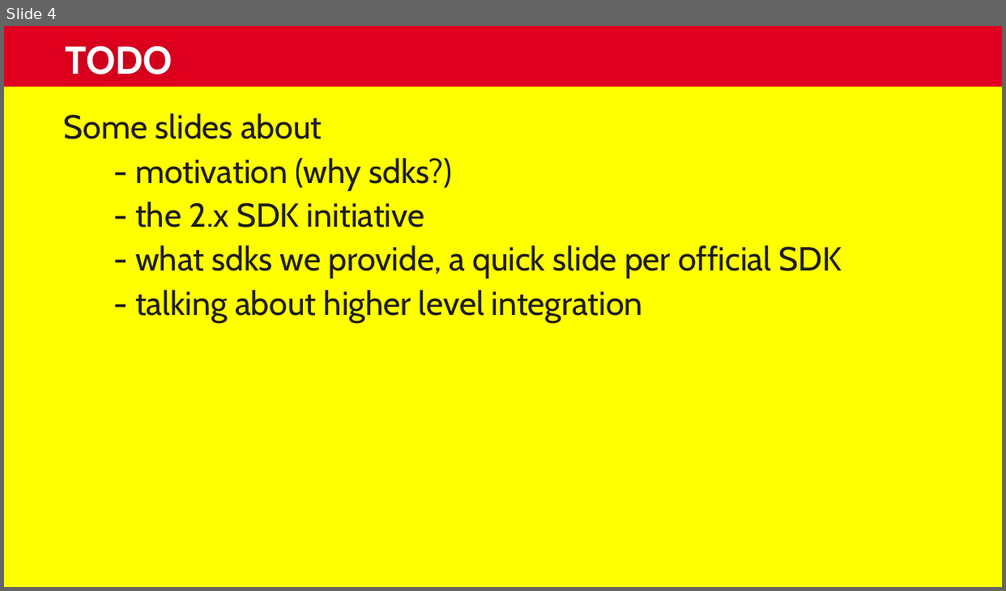
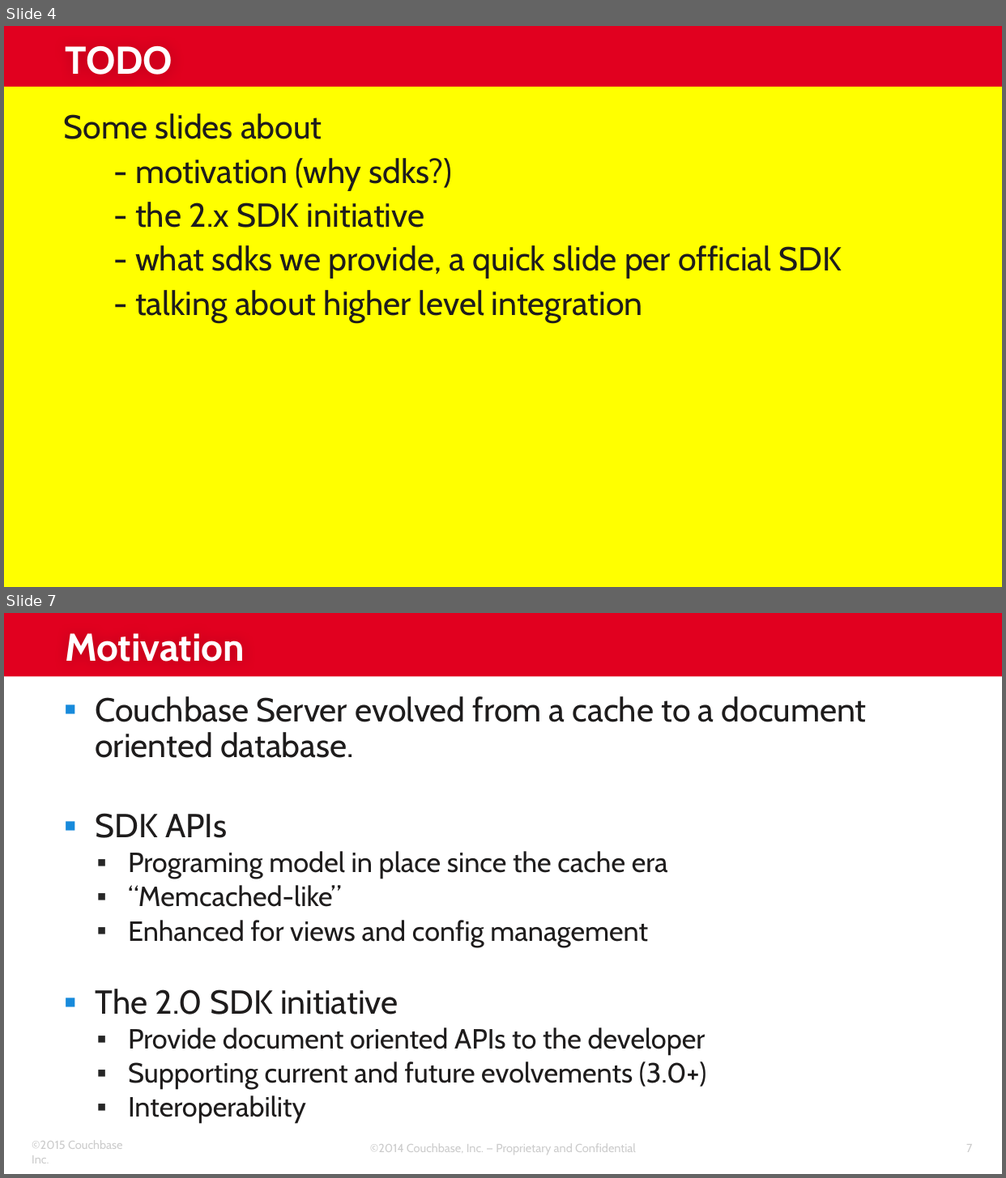
Before and after one commit to subalakr/workshop, a slide deck: server/presentations/03_SDKs.pptx. Shown one above the other, each under a label of ours: slide 4 before the commit, slides 4 and 7 after it; the slides between them are not shown. The pictures are 1006x591 and 1006x1178 pixels, drawn with LibreOffice and Linux fonts; fonts in the diff are those of the drawing; background and template pictures are left out. Boxes give left, top, right and bottom in pixels: in the first picture for what was removed or moved away, otherwise in the second. Text is boxed around its words. In the diff, an @@ line names an element or a change of style, - is before the commit and + after.

```diff
--- a/server/presentations/03_SDKs.pptx
+++ b/server/presentations/03_SDKs.pptx
@@ slide 7 added at bbox=[4, 613, 1002, 1174], background #FFFFFF; not listed: 1 template element that a slide beside it also shows @@
@@ title added at bbox=[65, 633, 245, 662], 28 pt, text #FFFFFF, bold @@
+Motivation
@@ text added at bbox=[95, 696, 867, 1124], 20 pt, text #1E1C1C @@
+▪ Couchbase Server evolved from a cache to a document oriented database.
+▪ SDK APIs
+  ▪ Programing model in place since the cache era
+  ▪ “Memcached-like”
+  ▪ Enhanced for views and config management
+▪ The 2.0 SDK initiative
+  ▪ Provide document oriented APIs to the developer
+  ▪ Supporting current and future evolvements (3.0+)
+  ▪ Interoperability
@@ text added at bbox=[32, 1140, 123, 1164], 8.5 pt, text #CCCCCC @@
+©2015 Couchbase Inc.
@@ text added at bbox=[370, 1144, 636, 1155], 8.5 pt, text #CCCCCC @@
+©2014 Couchbase, Inc. — Proprietary and Confidential
@@ page number added at bbox=[966, 1144, 972, 1152], 8.5 pt, text #CCCCCC @@
+7
```
Also in this commit, not shown: 11 other slides added, 13 slides removed.
